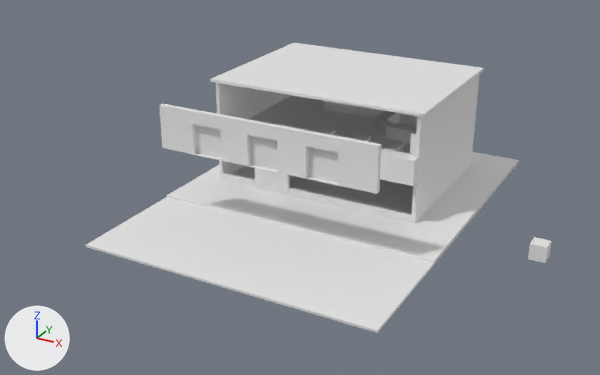
Two versions of the Blender file prototype1.blend, one commit apart.
Rendered twice from a 50 mm lens placed at (25.5, -89.2, 45.8), pointed at (-19.3, -7.9, 5.2). Lighting does not change. The marker at lower left points along +X, +Y and +Z.
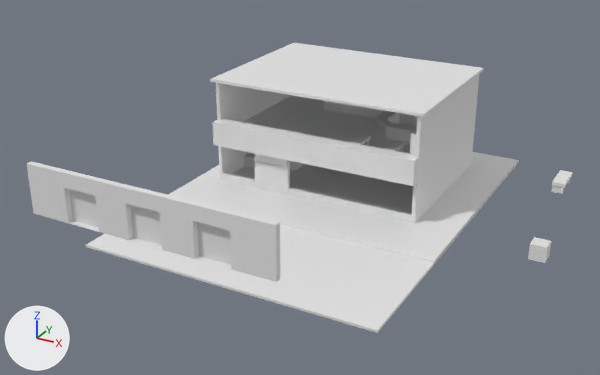
Edits to the scene script, one JSON object a line:
```json
{"block": "me_cube_048", "where": "me_cube_048.from_pydata(...)  # 8 vertices, 6 faces; spans x -0.44..1.0, y 0.801..1.0, z -1.272..-0.413"}
{"block": "me_cube_048", "where": "# used by ob_cube_044; location = (-21.77, -0.64, 8.41); scale = (0.838, 1.99, 1.0)"}
{"block": "me_cube_048", "change": "me_cube_048 part 1: a new loose piece, a box spanning x -0.525..1.193, y 0.757..2.757, z -0.446..-0.009, in mat_material (white #e7e7e7)"}
{"op": "remove", "block": "ob_cube_042", "code": ["ob_cube_042 = bpy.data.objects.new('Cube.042', me_cube_046)", "ob_cube_042.location = (-21.77, 2.85, 8.97)", "ob_cube_042.scale = (1.0, 1.99, 1.0)"]}
{"op": "remove", "block": "ob_cube_043", "code": ["ob_cube_043 = bpy.data.objects.new('Cube.043', me_cube_047)", "ob_cube_043.location = (-21.77, 2.63, 8.41)", "ob_cube_043.scale = (0.838, 1.99, 1.0)"]}
{"op": "set", "path": "ob_cube_044.location", "old": "(-21.77, -0.64, 8.41)", "new": "(9.08, -0.64, 8.41)"}
{"op": "set", "path": "ob_cube_047.location", "old": "(-11.16, -12.28, 10.58)", "new": "(-11.16, -33.75, 10.58)"}
```

Location of each change, (x1, y1, x2, y2) in pixels of the pictures (600 x 375 px):
```json
{"object": "Cube.047", "change": "moved", "before": [159, 104, 381, 194], "after": [27, 161, 280, 282]}
{"object": "Cube.044", "change": "reshaped, moved", "after": [552, 170, 573, 194], "on screen": "not visible before"}
{"object": "Cube.042", "change": "deleted", "before": [319, 128, 336, 135]}
{"part": 1, "of": "me_cube_048", "change": "added", "after": [552, 170, 573, 188]}
{"object": "Cube.017", "change": "unchanged, uncovered by the edit", "before": [380, 148, 418, 186], "after": [213, 119, 418, 186]}
```
